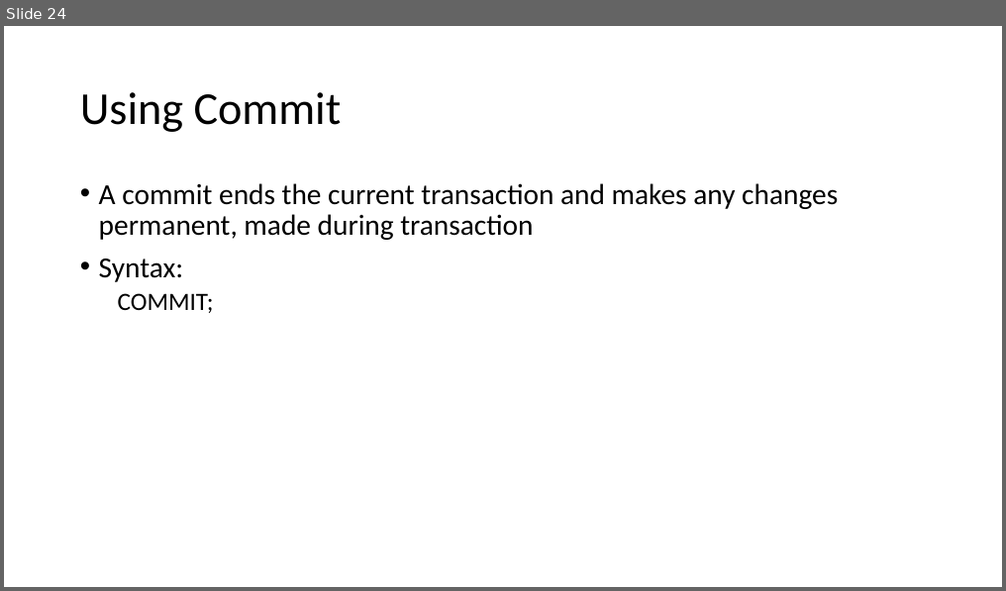
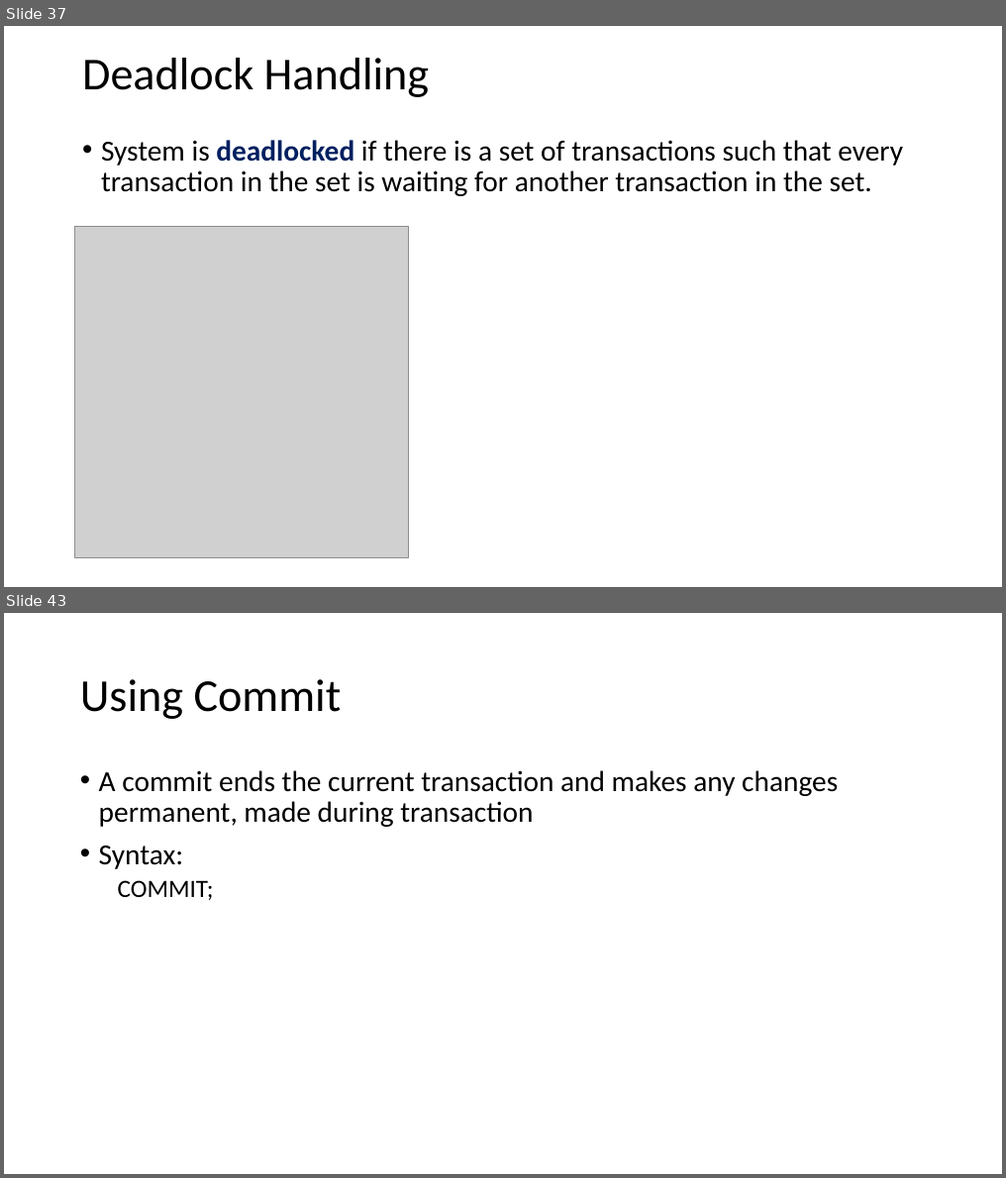
Before and after one commit to rahulgotrekiya/clg-backup, a slide deck: rdbms/SQL Plus/RDBMS_Sem-1/Unit-5/Transaction.pptx. Shown one above the other, each under a label of ours: slide 24 before the commit, slides 37 and 43 after it; the slides between them are not shown. The pictures are 1006x591 and 1006x1178 pixels, drawn with LibreOffice and Linux fonts; fonts in the diff are those of the drawing; grey boxes stand for pictures. Boxes give left, top, right and bottom in pixels: in the first picture for what was removed or moved away, otherwise in the second. Text is boxed around its words. In the diff, an @@ line names an element or a change of style, - is before the commit and + after.

```diff
--- a/rdbms/SQL Plus/RDBMS_Sem-1/Unit-5/Transaction.pptx
+++ b/rdbms/SQL Plus/RDBMS_Sem-1/Unit-5/Transaction.pptx
@@ slide 37 added at (4, 26, 1002, 587), background #FFFFFF @@
@@ title added at (82, 58, 430, 97), 44 pt, text #000000 @@
+Deadlock Handling
@@ text added at (101, 140, 903, 196), 28 pt, text #000000 @@
+• System is deadlocked if there is a set of transactions such that every transaction in the set is waiting for another transaction in the set.
@@ picture added at (75, 226, 409, 558) @@
@@ what was slide 24 is now slide 43 @@
```
Also in this commit, not shown: 25 other slides added, 1 slide removed, 36 other files.
